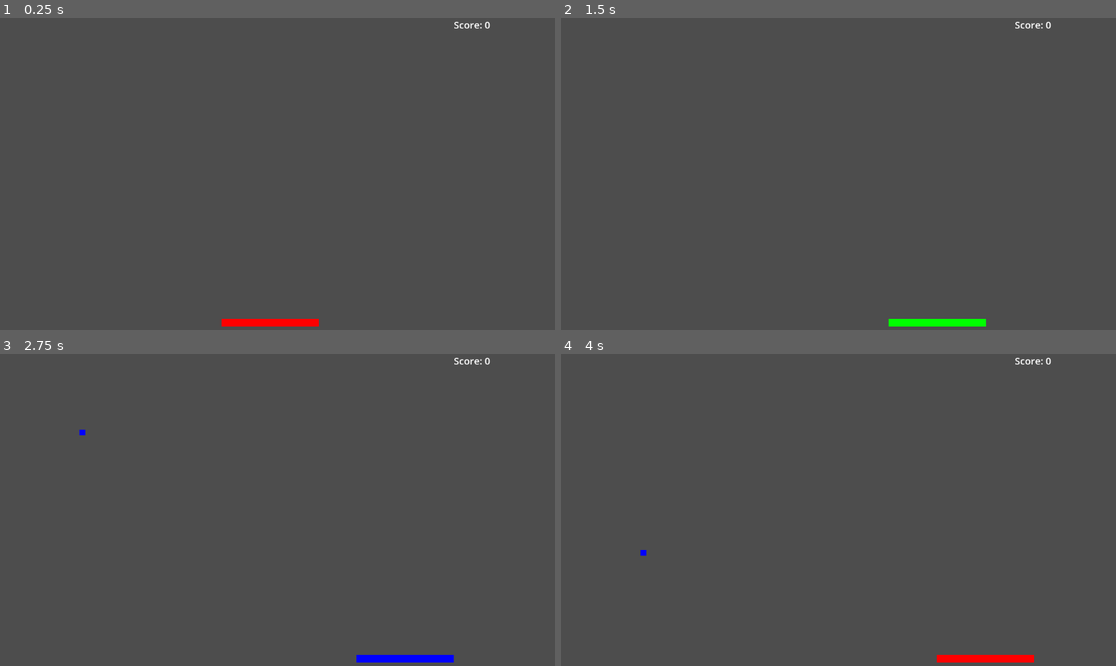
Above: before the commit, frames 1-4 (two rows, left to right).
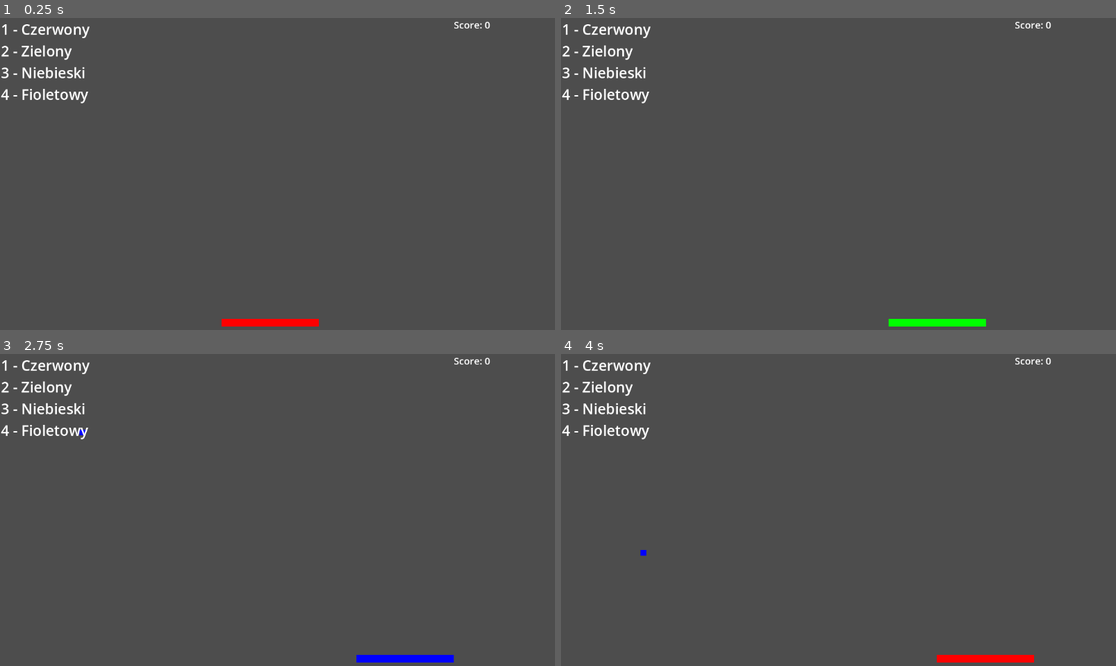
Above: after the commit, the same moments.

Repository: karmeloova/OwocePrototyp
Game: Godot game, scene res://world.tscn
The game is run twice, just before and just after one commit, with the same random seed, the same clock (stepped at 60 frames per second) and the same inputs.
Inputs:
- Up to frame 1 (0.25 s): no input
- Up to frame 2 (1.5 s): tap Enter at 0.5 s; hold Right (Right) 0.53-1.28 s; hold 1 (ChangeColor) 0.53-1.28 s; hold Left (Left) from 1.28 s (still down); tap 2 at 1.35 s
- Up to frame 3 (2.75 s): release Left (Left) at 2.03 s; hold Right (Right) from 2.03 s (still down); hold 3 from 2.03 s (still down)
- Up to frame 4 (4 s): release 3 at 2.78 s; tap 4 at 2.85 s; release Right (Right) at 3.53 s; hold Left (Left) from 3.53 s (still down); hold 1 (ChangeColor) from 3.53 s (still down)

The runs differ from the first frame. In frame 1, 0.9% of the frame differs, in the area x 0-17%, y 2-28%; in frame 2, 0.9%; in frame 3, 0.9%; in frame 4, 0.9%.

Commit message:
Dopasowanie Platformy Do Koloru
Punkty dostaje się tylko gdy kolor platformy zgodny z kolorem "owocu"

Diff:
--- a/Scripts/Score.gd
+++ b/Scripts/Score.gd
@@ -1,15 +1,25 @@
 extends Node2D
 var points = 0;
-
+var basketColor = 0;
+var fruitColor = 0;
 # Called when the node enters the scene tree for the first time.
 func _ready():
 	$Label.text = "Score: 0"
 	SignalManager.addPoints.connect(_on_addPoints);
+	SignalManager.basketColor.connect(_on_basketColor);
+	SignalManager.fruitColor.connect(_on_fruitColor);
 
 # Called every frame. 'delta' is the elapsed time since the previous frame.
 func _process(delta):
 	pass
 
 func _on_addPoints() :
-	points += 1;
-	$Label.text = "Score: " + str(points);
+	if(basketColor==fruitColor) :
+		points += 1;
+		$Label.text = "Score: " + str(points);
+
+func _on_basketColor(color) :
+	basketColor = color;
+
+func _on_fruitColor(color) :
+	fruitColor = color;
--- a/Scripts/fruits.gd
+++ b/Scripts/fruits.gd
@@ -21,7 +21,6 @@
 	match area.name :
 		"Basket": what = 0; #Kolizja z koszykiem (graczem)
 		"Floor": what = 1; #Kolizja z podłogą (gracz nie zdążył)
-
+	SignalManager.fruitColor.emit(color);
 	SignalManager.fruitColl.emit(what);
 	queue_free();
-	#print(area.name)
--- a/world.tscn
+++ b/world.tscn
@@ -67,6 +67,17 @@
 position = Vector2(1160, 0)
 shape = SubResource("RectangleShape2D_1dnar")
 
+[node name="Label" type="Label" parent="."]
+offset_left = 2.0
+offset_top = 2.0
+offset_right = 229.0
+offset_bottom = 182.0
+theme_override_font_sizes/font_size = 30
+text = "		1 - Czerwony
+		2 - Zielony
+		3 - Niebieski
+		4 - Fioletowy "
+
 [connection signal="area_shape_entered" from="Basket" to="Basket" method="_on_area_shape_entered"]
 [connection signal="area_shape_exited" from="Basket" to="Basket" method="_on_area_shape_exited"]
 [connection signal="timeout" from="FruitNode/FruitTimer" to="FruitNode" method="_on_fruit_timer_timeout"]
